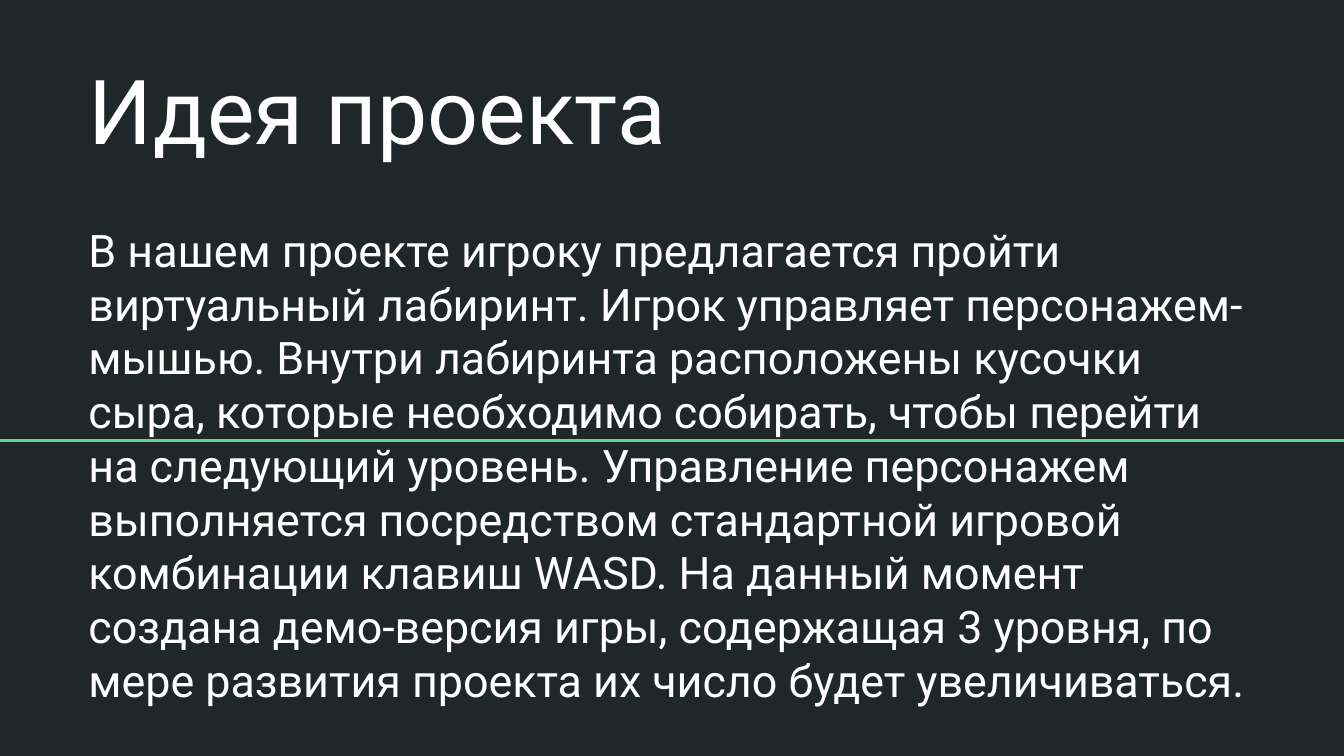
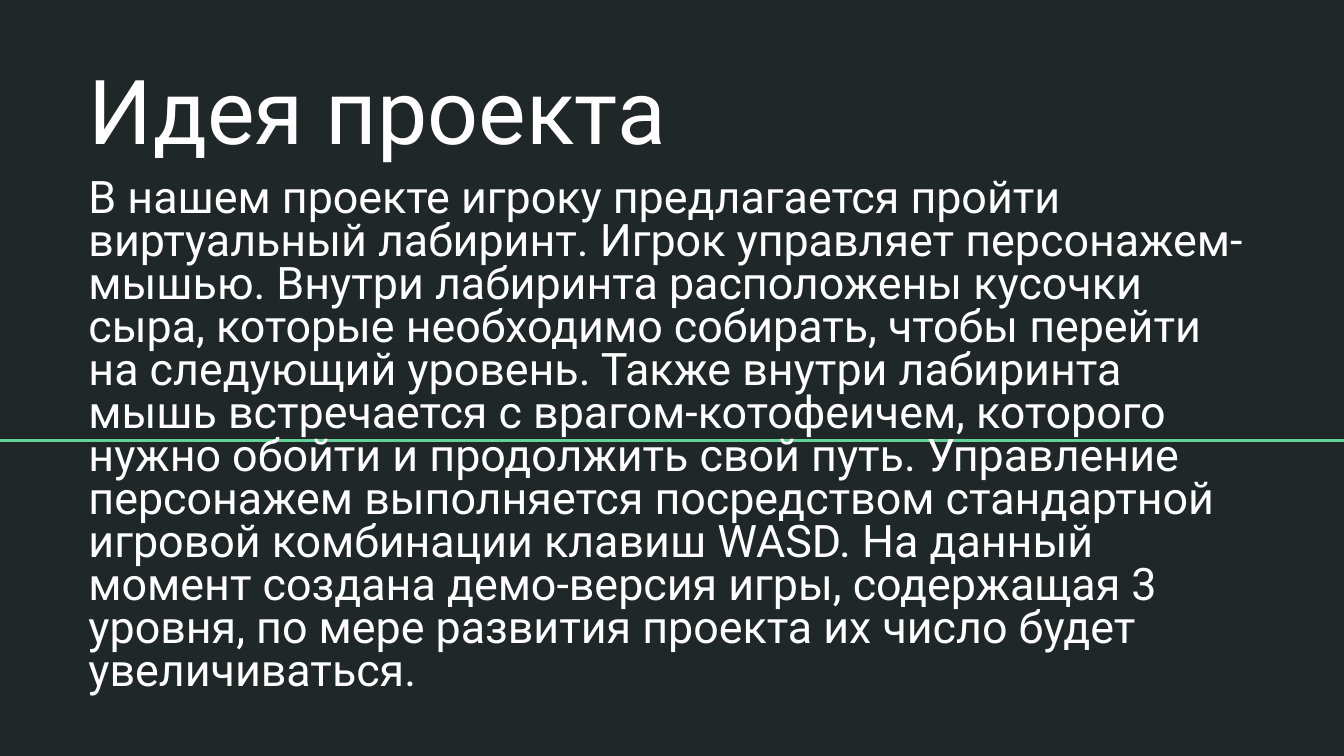
Before and after one commit to exc0mmun1c4d0/pygame, a slide deck: slide 2 of Бiжить у лабiринтi.pptx. Drawn at 1344x756 pixels with LibreOffice and Linux fonts; fonts in the diff are those of the drawing. Boxes give left, top, right and bottom in pixels: in the first picture for what was removed or moved away, otherwise in the second. Text is boxed around its words. In the diff, an @@ line names an element or a change of style, - is before the commit and + after.

```diff
--- a/Бiжить у лабiринтi.pptx
+++ b/Бiжить у лабiринтi.pptx
@@ subtitle at bbox=[88, 180, 1242, 696]: text changed @@
-В нашем проекте игроку предлагается пройти виртуальный лабиринт. Игрок управляет персонажем-мышью. Внутри лабиринта расположены кусочки сыра, которые необходимо собирать, чтобы перейти на следующий уровень. Управление персонажем выполняется посредством стандартной игровой комбинации клавиш WASD. На данный момент создана демо-версия игры, содержащая 3 уровня, по мере развития проекта их число будет увеличиваться.
+В нашем проекте игроку предлагается пройти виртуальный лабиринт. Игрок управляет персонажем-мышью. Внутри лабиринта расположены кусочки сыра, которые необходимо собирать, чтобы перейти на следующий уровень. Также внутри лабиринта мышь встречается с врагом-котофеичем, которого нужно обойти и продолжить свой путь. Управление персонажем выполняется посредством стандартной игровой комбинации клавиш WASD. На данный момент создана демо-версия игры, содержащая 3 уровня, по мере развития проекта их число будет увеличиваться.
```
Also in this commit, not shown: 2 other slides changed.
